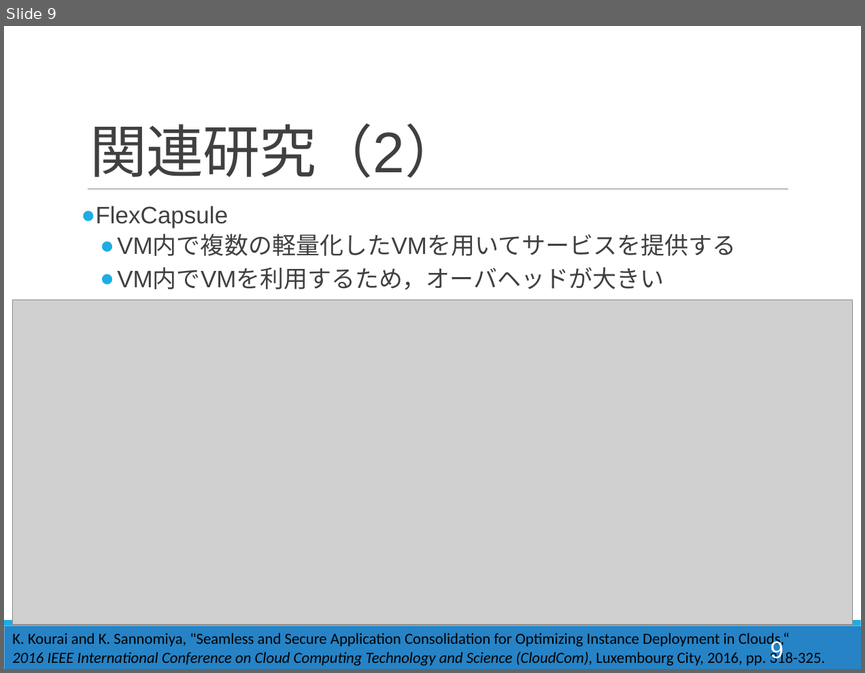
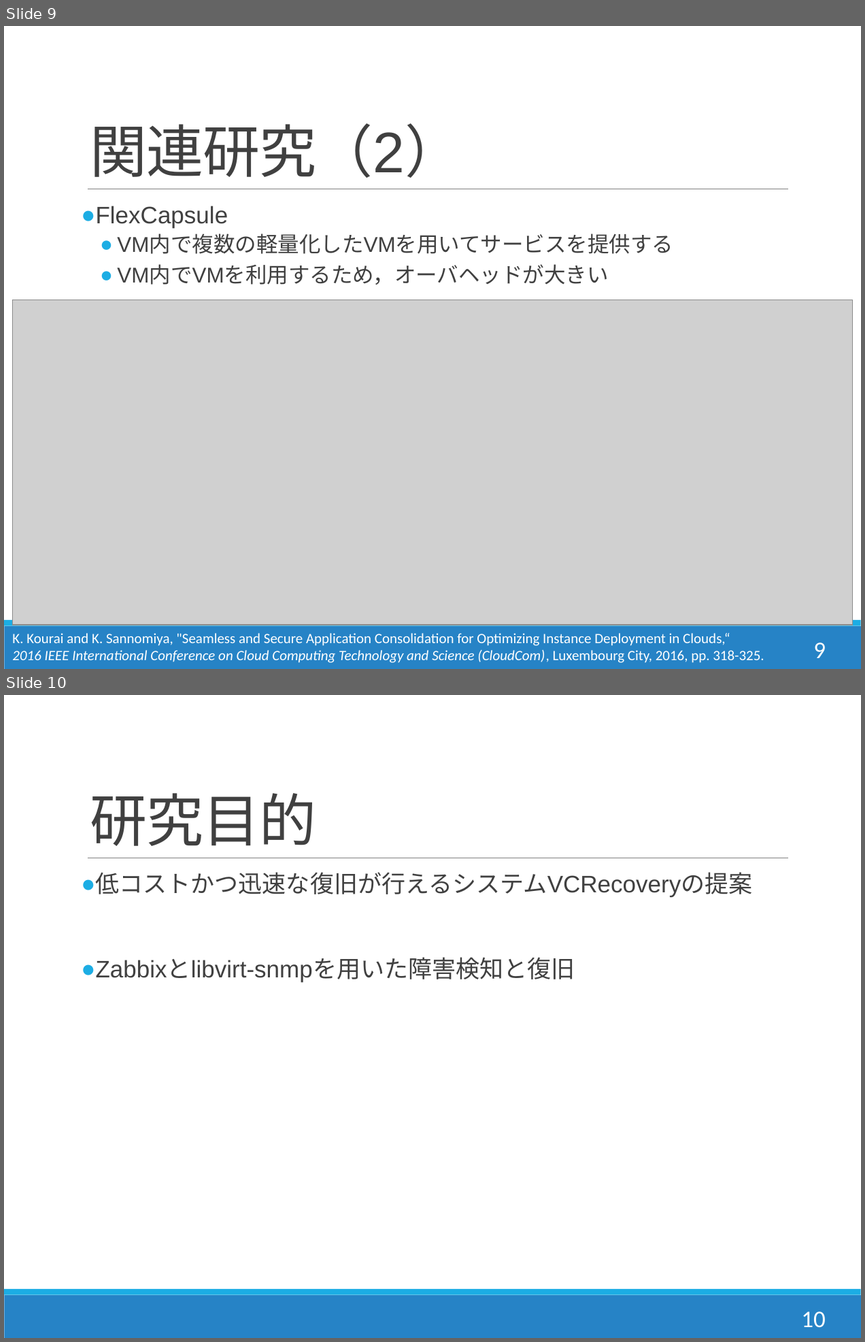
Before and after one commit to Kota0823/Document, a slide deck: 輪講2019-1_鈴木洸太.pptx. Shown one above the other, each under a label of ours: slide 9 before the commit, slides 9 and 10 after it. The pictures are 865x673 and 865x1342 pixels, drawn with LibreOffice and Linux fonts; fonts in the diff are those of the drawing; grey boxes stand for pictures. Boxes give left, top, right and bottom in pixels: in the first picture for what was removed or moved away, otherwise in the second. Text is boxed around its words. In the diff, an @@ line names an element or a change of style, - is before the commit and + after.

```diff
--- a/輪講2019-1_鈴木洸太.pptx
+++ b/輪講2019-1_鈴木洸太.pptx
@@ slide 10 added at (x1=4, y1=695, x2=861, y2=1338), background #FFFFFF; not listed: 3 template elements that a slide beside it also shows @@
@@ title added at (x1=90, y1=793, x2=316, y2=846), 48 pt, text #404040 @@
+研究目的
@@ text added at (x1=81, y1=872, x2=753, y2=982), 20 pt, text #404040 @@
+● 低コストかつ迅速な復旧が行えるシステムVCRecoveryの提案
+● Zabbixとlibvirt-snmpを用いた障害検知と復旧
@@ page number added at (x1=801, y1=1311, x2=825, y2=1327), 20 pt, text #FFFFFF @@
+10
@@ slide 9 changed as well @@
@@ text at (x1=117, y1=235, x2=673, y2=284): size 20 to 18 pt in "VM内で複数の軽量化したVMを用いてサービスを提供する", "VM内でVMを利用するため，オーバヘッドが大きい" @@
@@ text "K. Kourai and K. Sannomiya, ..." at (x1=12, y1=633, x2=764, y2=662): size 13 to 12 pt, text colour #000000 to #FFFFFF @@
@@ page number moved from (x1=770, y1=639, x2=783, y2=662) to (x1=813, y1=642, x2=825, y2=658) @@
@@ page number at (x1=813, y1=642, x2=825, y2=658): font Arial to Calibri @@
```
Also in this commit, not shown: 30 other slides changed, 1 other slide added.
